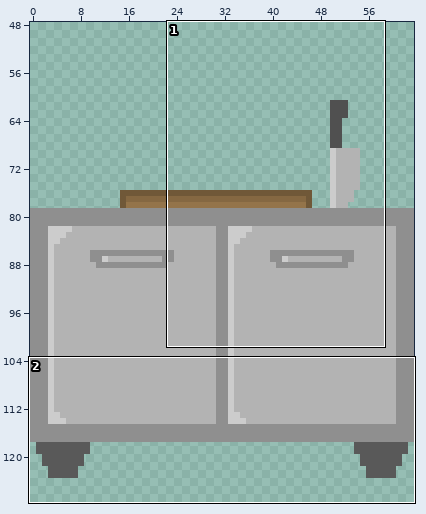
A sprite sheet gets an edit: ProjectHotPt/Assets/Chopping Board Asset.png. The picture above shows the old version from afar; the outline marks the close-up.
Close-up. Before the edit:
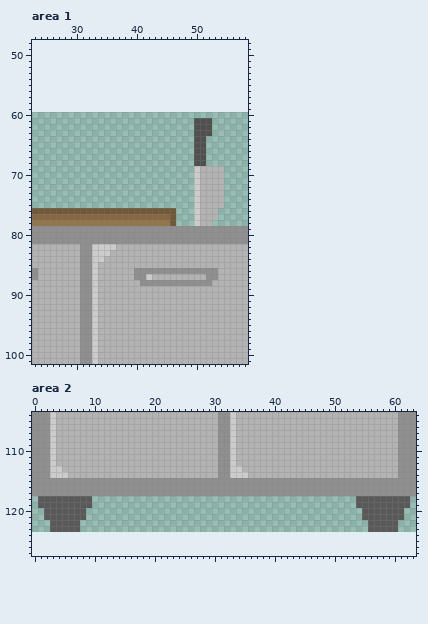
The file is 64x64 pixels. Pixels under 10% opacity are left out. Shown: area 1: x 23..58, y 48..101; area 2: x 0..63, y 104..127. The old version is drawn lined up with the new one, on the new canvas. The wide view leaves out empty margins.
After the commit:
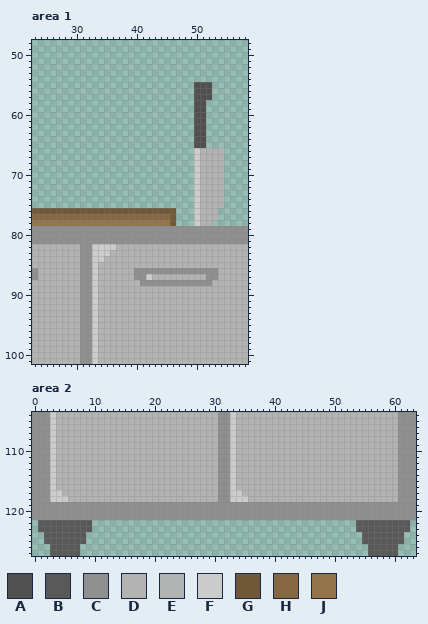
Palette (. is transparent): A #505050  B #595959  C #8f8f8f  D #b3b3b3  E #b3b3b3f0  F #cccccc  G #705838  H #856842  J #94744a
Edits made:
canvas 64x64 -> 64x128, the old top-left corner now at 0,60
Area 1:
Colour A is added in rows 55 to 57 at x 50 to 52; in rows 58 to 60 at x 50 to 51.
Colour D is added in rows 66 to 68 at x 52 to 54.
Colour D replaces colour A in rows 66 to 68 at x 51.
Colour E replaces colour D in row 97 at x 30.
Colour F replaces colour A in rows 66 to 68 at x 50.
The edit erases colour A in rows 61 to 63 at x 52.
Area 2:
Colour B is added in rows 122 to 123 at x 1 to 2, 8 to 9, 54 to 55 and 61 to 62; in rows 124 to 125 at x 2 to 8 and 55 to 61; in rows 126 to 127 at x 3 to 7 and 56 to 60.
Colour C is added in row 118 at x 0, 31 to 32 and 63; in row 119 at x 0, 10 to 53 and 63; in rows 120 to 121 at x 0 to 1, 9 to 54 and 62 to 63.
Colour C replaces colour B in row 118 at x 1 to 2 and 61 to 62; in row 119 at x 1 to 9 and 54 to 62; in rows 120 to 121 at x 2 to 8 and 55 to 61.
Colour D is added in row 118 at x 10 to 30 and 36 to 53.
Colour D replaces colour B in row 118 at x 6 to 9 and 54 to 60.
Colour D replaces colour C in rows 115 to 116 at x 4 to 30 and 34 to 60; in row 117 at x 5 to 30 and 35 to 60.
Colour D replaces colour F in row 113 at x 4 and 34; in row 114 at x 4 to 5 and 34 to 35.
Colour F is added in row 118 at x 33 to 35.
Colour F replaces colour B in row 118 at x 3 to 5.
Colour F replaces colour C in rows 115 to 116 at x 3 and 33; in row 117 at x 3 to 4 and 33 to 34.
Pixel boxes of the changes (left, top, right, bottom) in both close-ups:
changed: (194, 82, 224, 166)
changed: (74, 334, 80, 340)
changed: (32, 466, 416, 556)
